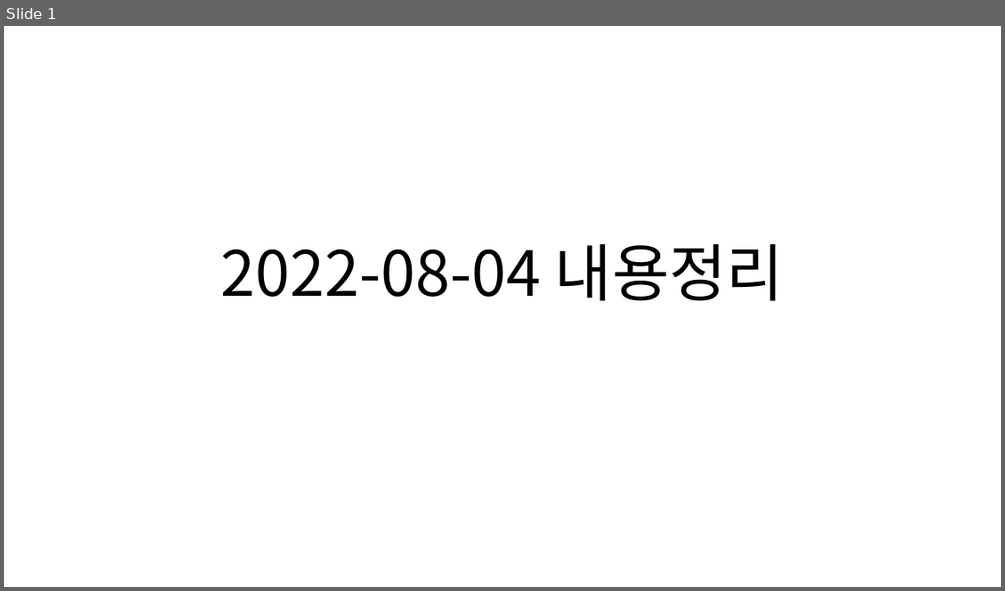
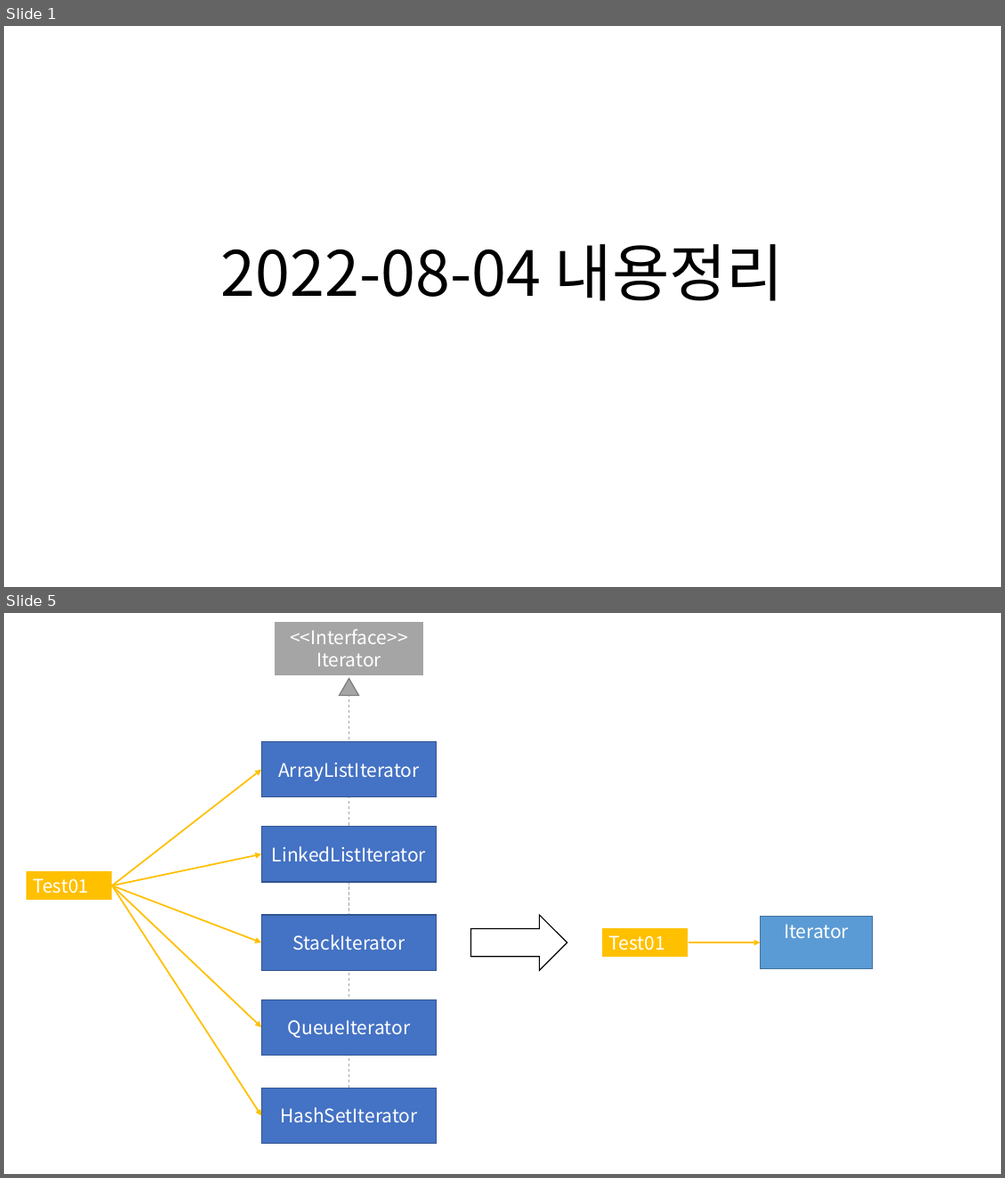
Before and after one commit to Dingadung/2022-study-workspace, a slide deck: study-note/자바/2022-08-05 내용정리 .pptx. Shown one above the other, each under a label of ours: slide 1 before the commit, slides 1 and 5 after it; the slides between them are not shown. The pictures are 1005x591 and 1005x1178 pixels, drawn with LibreOffice and Linux fonts; fonts in the diff are those of the drawing. Boxes give left, top, right and bottom in pixels: in the first picture for what was removed or moved away, otherwise in the second. Text is boxed around its words. In the diff, an @@ line names an element or a change of style, - is before the commit and + after.

Commit message:
Practice making Iterator step-3, make ArrayListIterator inner class

```diff
--- a/study-note/자바/2022-08-05 내용정리 .pptx
+++ b/study-note/자바/2022-08-05 내용정리 .pptx
@@ slide 5 added at (x1=4, y1=613, x2=1001, y2=1174), background #FFFFFF @@
@@ rectangle added at (x1=274, y1=620, x2=423, y2=676), fill #A5A5A5, outline #FFFFFF 1.5 pt, 18 pt, text #FFFFFF @@
+<<Interface>>
+Iterator
@@ triangle added at (x1=339, y1=678, x2=358, y2=695), fill #A5A5A5, outline #7A7A7A 1 pt @@
@@ line added from (348, 1088) to (348, 676), #A5A5A5 0.75 pt dashed @@
@@ rectangle added at (x1=261, y1=742, x2=437, y2=797), fill #4472C4, outline #325491 1 pt, 18 pt, text #FFFFFF @@
+ArrayListIterator
@@ arrow added from (113, 886) to (261, 770), #FFC000 1.5 pt @@
@@ rectangle added at (x1=261, y1=826, x2=437, y2=882), fill #4472C4, outline #325491 1 pt, 18 pt, text #FFFFFF @@
+LinkedListIterator
@@ rectangle added at (x1=25, y1=870, x2=112, y2=900), fill #FFC000, outline #FFFFFF 1.5 pt, 18 pt, text #FFFFFF @@
+Test01
@@ arrow added from (113, 886) to (261, 854), #FFC000 1.5 pt @@
@@ arrow added from (113, 886) to (261, 943), #FFC000 1.5 pt @@
@@ arrow added from (113, 886) to (261, 1027), #FFC000 1.5 pt @@
@@ arrow added from (113, 886) to (261, 1116), #FFC000 1.5 pt @@
@@ rectangle added at (x1=261, y1=915, x2=437, y2=971), fill #4472C4, outline #325491 1 pt, 18 pt, text #FFFFFF @@
+StackIterator
@@ right arrow added at (x1=470, y1=915, x2=567, y2=971), fill #FFFFFF, outline #000000 1 pt @@
@@ rectangle added at (x1=601, y1=927, x2=688, y2=957), fill #FFC000, outline #FFFFFF 1.5 pt, 18 pt, text #FFFFFF @@
+Test01
@@ rectangle added at (x1=760, y1=916, x2=872, y2=969), fill #5B9BD5, outline #43739E 1 pt, 18 pt, text #FFFFFF @@
+Iterator
@@ arrow added from (688, 943) to (760, 943), #FFC000 1.5 pt @@
@@ rectangle added at (x1=261, y1=999, x2=437, y2=1055), fill #4472C4, outline #325491 1 pt, 18 pt, text #FFFFFF @@
+QueueIterator
@@ rectangle added at (x1=261, y1=1088, x2=437, y2=1143), fill #4472C4, outline #325491 1 pt, 18 pt, text #FFFFFF @@
+HashSetIterator
```
Also in this commit, not shown: 3 other slides added, 3 slides removed, 7 other files.
